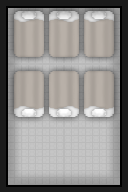
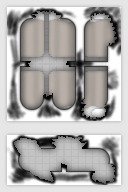
The second (128, 192) image is a revision of the first. Changes to its layers:
added group "Roofs" with 3 layers above "Walls" over [0, 0, 128, 192]
added layer "Roof66" in group "Roofs" over [0, 0, 128, 192]
